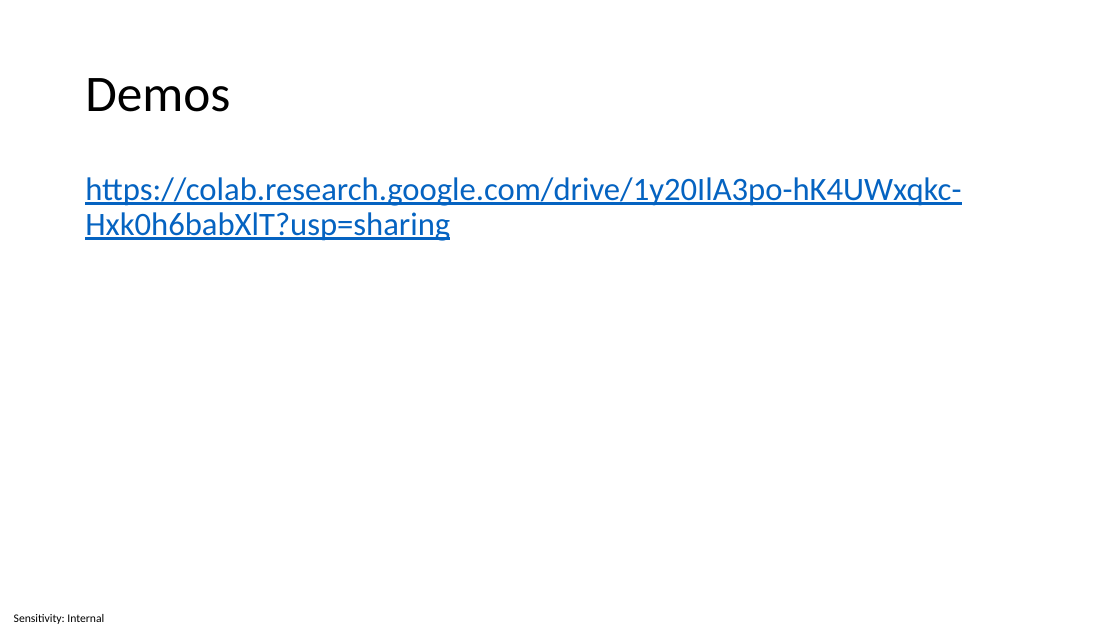
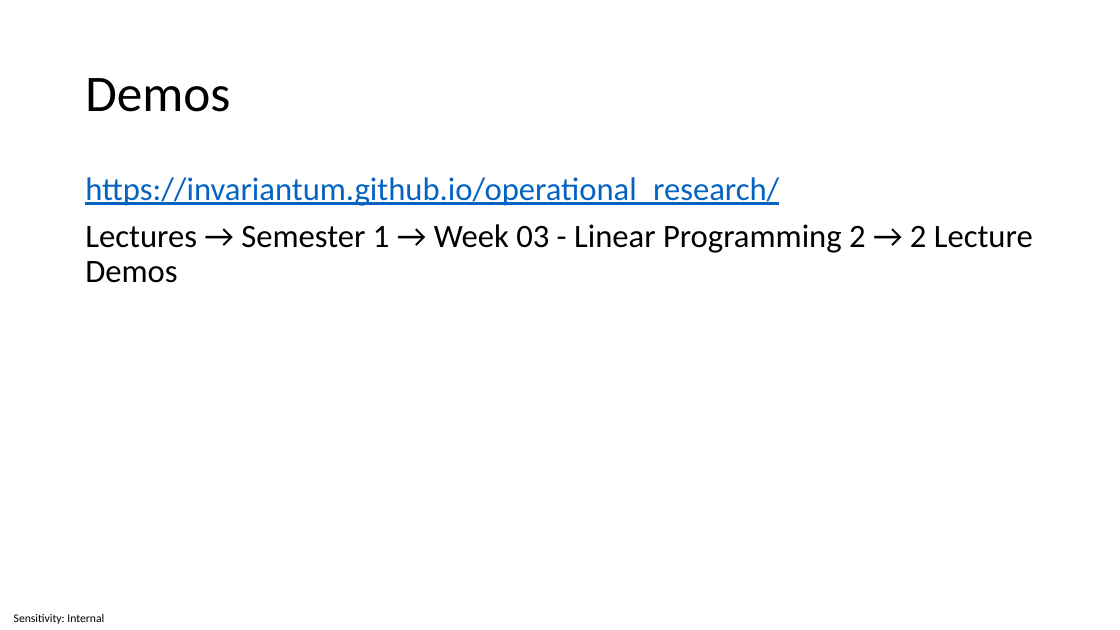
Before and after one commit to invariantum/operational_research, a slide deck: slide 27 of content/Lectures/Semester 1/Week 03 - Linear Programming 2/5 Source Files/Week 3 - Linear Programming 2.pptx. Drawn at 1120x630 pixels with LibreOffice and Linux fonts; fonts in the diff are those of the drawing. Boxes give left, top, right and bottom in pixels: in the first picture for what was removed or moved away, otherwise in the second. Text is boxed around its words. In the diff, an @@ line names an element or a change of style, - is before the commit and + after.

```diff
--- a/content/Lectures/Semester 1/Week 03 - Linear Programming 2/5 Source Files/Week 3 - Linear Programming 2.pptx
+++ b/content/Lectures/Semester 1/Week 03 - Linear Programming 2/5 Source Files/Week 3 - Linear Programming 2.pptx
@@ text at <box>85,177,1033,283</box>: text changed; text colour #0563C1 to #000000 @@
-https://colab.research.google.com/drive/1y20IlA3po-hK4UWxqkc-Hxk0h6babXlT?usp=sharing
+https://invariantum.github.io/operational_research/
+Lectures → Semester 1 → Week 03 - Linear Programming 2 → 2 Lecture Demos
```
Also in this commit, not shown: 2 other slides changed, 12 other files.
